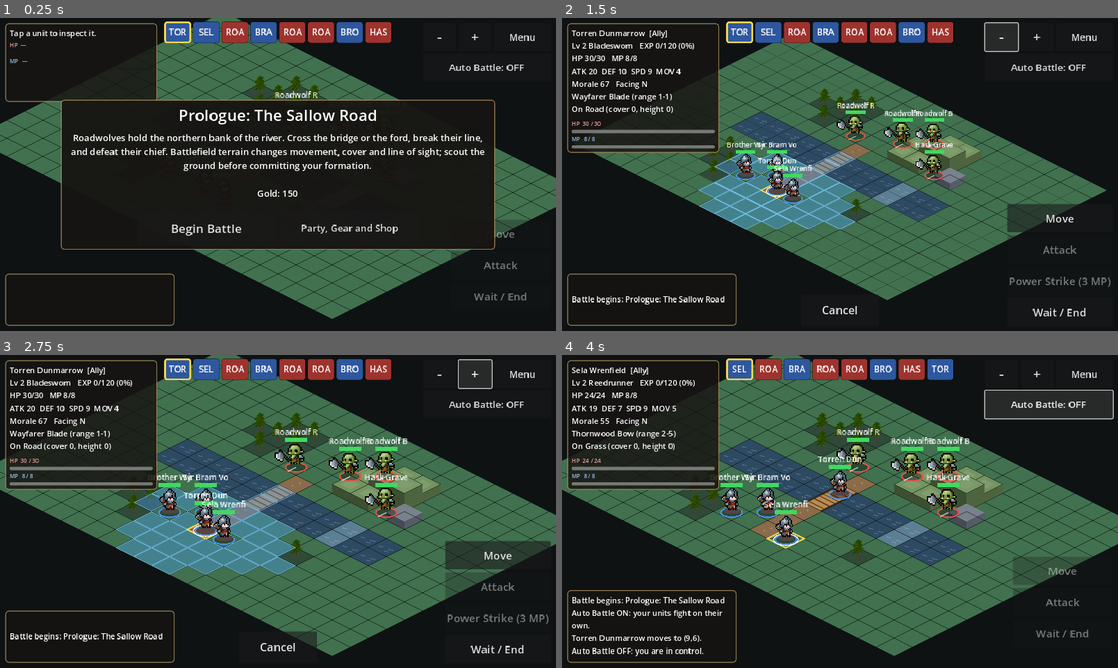
Above: before the commit, frames 1-4 (two rows, left to right).
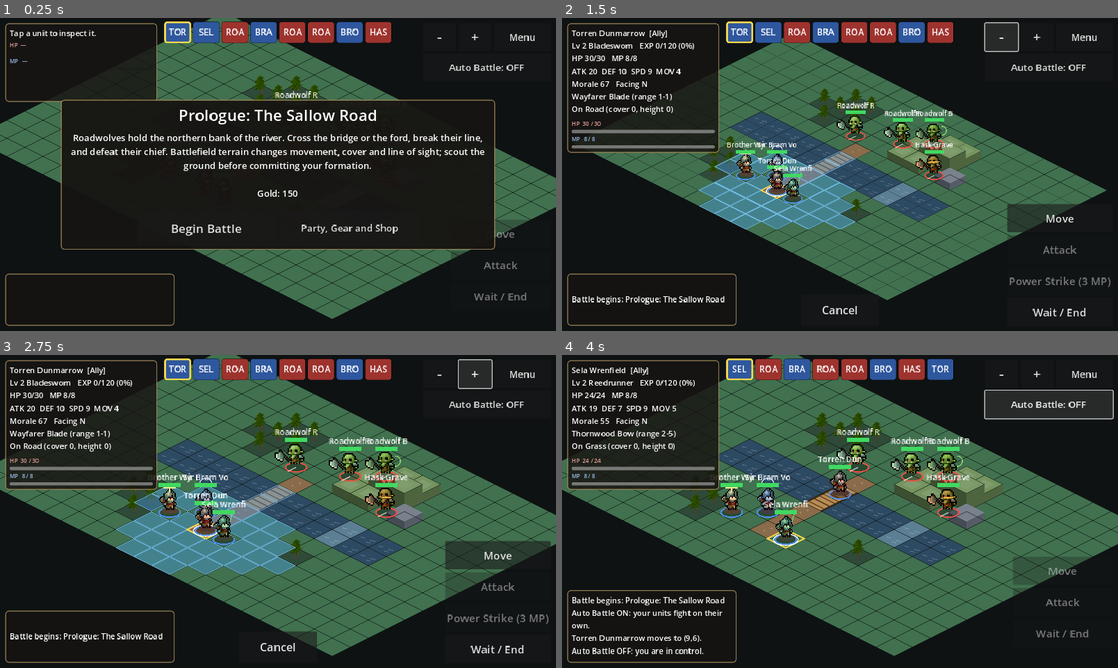
Above: after the commit, the same moments.

Repository: ninjun42215-gif/KindleWake
Game: Godot game, scene res://Main.tscn
Two runs of this game, one before a commit and one after it. Both use one fixed random seed, a clock stepped at 60 frames per second and the inputs below. This scene is started directly instead of the project's main scene.
Inputs:
- Up to frame 1 (0.25 s): no input
- Up to frame 2 (1.5 s): click "Begin Battle" at 0.5 s; click "-" at 1.25 s
- Up to frame 3 (2.75 s): click "+" at 2 s
- Up to frame 4 (4 s): click "Auto Battle: OFF" at 2.75 s; click "Auto Battle: ON" at 3.5 s

The runs differ from the first frame. In frame 2, 0.4% of the frame differs, in the area x 31-70%, y 31-58%; in frame 3, 0.6%; in frame 4, 0.6%, in the area x 28-73%, y 28-59%.

Commit message:
feat: add class and enemy sprite identity variants

Diff:
--- a/Kindlewake/scripts/ui/battle_scene.gd
+++ b/Kindlewake/scripts/ui/battle_scene.gd
@@ -993,6 +993,65 @@
         draw_string(ThemeDB.fallback_font, p + Vector2(-40, -70), "ROUTED", HORIZONTAL_ALIGNMENT_CENTER, 80, 14, Color(1, 0.6, 0.3))
 
 
+## Palette variants make classes and enemy archetypes readable even while the project expands its bespoke sprite sheets.
+func _battle_sprite_tint(u: BattleUnitScript, is_player: bool) -> Color:
+    if is_player:
+        match u.class_id:
+            "knight": return Color(0.78, 0.88, 1.0)
+            "swordsman": return Color(1.0, 0.83, 0.72)
+            "archer": return Color(0.72, 1.0, 0.76)
+            "cleric": return Color(1.0, 0.96, 0.72)
+            "roadreaver": return Color(0.92, 0.76, 0.58)
+            _: return Color.WHITE
+    var key: String = (u.character_id + " " + u.display_name).to_lower()
+    if key.contains("hask") or key.contains("boss") or key.contains("chieftain"):
+        return Color(1.0, 0.72, 0.52)
+    if key.contains("bow") or key.contains("archer") or key.contains("scout"):
+        return Color(0.78, 0.92, 0.62)
+    if key.contains("shaman") or key.contains("witch") or key.contains("mage"):
+        return Color(0.78, 0.68, 1.0)
+    if key.contains("wraith") or key.contains("ghost") or key.contains("spect"):
+        return Color(0.58, 0.88, 1.0)
+    if key.contains("skeleton") or key.contains("bone"):
+        return Color(0.88, 0.86, 0.72)
+    if key.contains("brute") or key.contains("ogre") or key.contains("troll"):
+        return Color(1.0, 0.70, 0.58)
+    return Color(0.88, 1.0, 0.82)
+
+
+## Small class/archetype accents sit in screen space above the shared animated base sprite.
+func _draw_sprite_identity_marks(u: BattleUnitScript, p: Vector2, is_player: bool, sprite_scale: float, time: float) -> void:
+    if is_player:
+        match u.class_id:
+            "knight":
+                draw_arc(p + Vector2(0, -48), 11.0, PI * 1.08, PI * 1.92, 12, Color(0.78, 0.88, 1.0, 0.9), 2.0)
+            "archer":
+                draw_line(p + Vector2(11, -30), p + Vector2(17, -52), Color(0.48, 0.82, 0.48, 0.9), 2.0)
+            "cleric":
+                draw_line(p + Vector2(-11, -42), p + Vector2(11, -42), Color(1.0, 0.92, 0.58, 0.95), 2.0)
+                draw_line(p + Vector2(0, -51), p + Vector2(0, -33), Color(1.0, 0.92, 0.58, 0.95), 2.0)
+        return
+    var key: String = (u.character_id + " " + u.display_name).to_lower()
+    if key.contains("hask") or key.contains("boss") or key.contains("chieftain"):
+        draw_colored_polygon(PackedVector2Array([p + Vector2(-17, -47), p + Vector2(-12, -61), p + Vector2(-5, -48), p + Vector2(0, -55), p + Vector2(6, -47), p + Vector2(14, -60), p + Vector2(17, -44)]), Color(0.42, 0.18, 0.12, 0.95))
+        draw_line(p + Vector2(-9, -25), p + Vector2(9, -25), Color(1.0, 0.72, 0.28, 0.9), 2.5)
+    elif key.contains("shaman") or key.contains("witch") or key.contains("mage"):
+        var glow: float = 0.55 + 0.25 * sin(time * 5.0)
+        draw_circle(p + Vector2(13, -37), 4.0, Color(0.72, 0.45, 1.0, glow))
+        draw_line(p + Vector2(13, -31), p + Vector2(16, -8), Color(0.58, 0.38, 0.82, 0.95), 2.0)
+    elif key.contains("wraith") or key.contains("ghost") or key.contains("spect"):
+        draw_arc(p + Vector2(0, -32), 25.0, PI * 1.05, PI * 1.95, 16, Color(0.42, 0.84, 1.0, 0.65), 2.0)
+    elif key.contains("skeleton") or key.contains("bone"):
+        draw_line(p + Vector2(-10, -30), p + Vector2(10, -30), Color(0.95, 0.91, 0.72, 0.95), 2.0)
+        draw_circle(p + Vector2(-4, -35), 1.8, Color(0.18, 0.16, 0.12))
+        draw_circle(p + Vector2(4, -35), 1.8, Color(0.18, 0.16, 0.12))
+    elif key.contains("bow") or key.contains("archer") or key.contains("scout"):
+        draw_arc(p + Vector2(16, -25), 9.0, -PI * 0.55, PI * 0.55, 10, Color(0.55, 0.82, 0.42, 0.95), 2.0)
+    elif key.contains("brute") or key.contains("ogre") or key.contains("troll"):
+        draw_rect(Rect2(p + Vector2(-19, -29), Vector2(8, 13)), Color(0.48, 0.22, 0.16, 0.95))
+        draw_rect(Rect2(p + Vector2(11, -29), Vector2(8, 13)), Color(0.48, 0.22, 0.16, 0.95))
+
+
 ## Animated pixel sprite (Tiny RPG Soldier for the player's side, Orc for the enemy). Returns false without the art,
 ## and _draw_unit then falls back to the drawn figure.
 func _draw_unit_sprite(u: BattleUnitScript, p: Vector2, is_player: bool, fdir: Vector2) -> bool:
@@ -1014,8 +1073,11 @@
         anim = "walk"
     var t: float = anim_clock - start if anim != "idle" and anim != "walk" else anim_clock + float(u.id) * 0.37
     var scale: float = 2.1 if is_player else 2.4
-    var tint := Color(1, 0.75, 0.75) if (anim == "hurt") else Color.WHITE
+    var tint: Color = _battle_sprite_tint(u, is_player)
+    if anim == "hurt":
+        tint = tint.lerp(Color(1.0, 0.58, 0.52), 0.58)
     Art.draw_unit(self, kind, anim, t, p + Vector2(0, 4), scale, fdir.x < 0.0, tint)
+    _draw_sprite_identity_marks(u, p, is_player, scale, t)
     var ratio: float = clampf(float(u.hp) / float(u.max_hp()), 0.0, 1.0)
     draw_rect(Rect2(p + Vector2(-20, -50), Vector2(40, 7)), Color(0.1, 0.08, 0.08))
     draw_rect(Rect2(p + Vector2(-20, -50), Vector2(40.0 * ratio, 7)), Color(0.85, 0.2, 0.2).lerp(Color(0.25, 0.85, 0.38), ratio))
